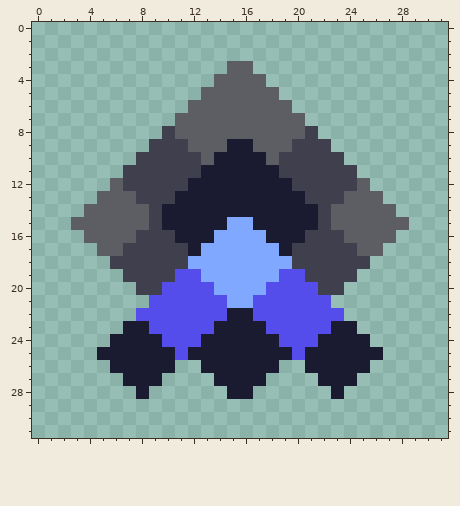
One commit to this pixel-art sprite: sprites/units/fighting/flying/t1.png. That is the earlier state.
The file is 32x32 pixels.
And afterwards:
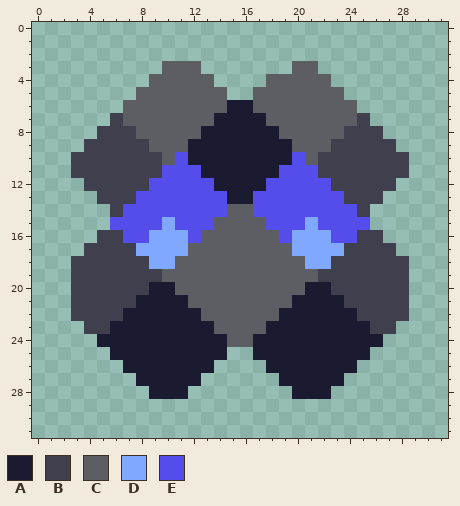
Palette (. is transparent): A #1a1a30  B #3f3f4d  C #5d5e63  D #80a8ff  E #554deb
From old to new:
Changed rows in their new state; - is an unchanged pixel.
first column x 3:
 3 -------CCC--..---CC-------
 4 ------CCCCC....CCCCC------
 5 -----CCCCC--..--CCCCC-----
 6 ----CCCCC---AA---CCCCC----
 7 ---BCCCC---AAAA---CCCCB---
 8 --BBBCCC--AAAAAA--CCCBBB--
 9 -BBBBBCCCAAA--AAACCCBBBBB-
10 BBBBB--CEAA----AAEC--BBBBB
11 BBBB---EEE------EEE---BBBB
12 -BBB--EEEEE----EEEEE--BBB-
13 --BBBEEEEEEE--EEEEEEEBBB--
14 -..BEEEEEEEECCEEEEEEEEB..-
15 ...EEEEDEEECCCCEEEDEEEE...
16 -.BBEEDDDECCCCCCEDDDEEBB.-
17 -BBB-DDDDCCCCCCCCDDDD-BBB-
18 BBB---DDCCCCCCCCCCDD---BBB
19 BBBB---CCCCCCCCCCCC---BBBB
20 BBBBB-AACCCCCCCCCCAA-BBBBB
21 BBBBBAAAACCCCCCCCAAAABBBBB
22 BBBBAAAAAACCCCCCAAAAAABBBB
23 -BBA--AAAAACCCCAAAAA--ABB-
24 --A----AAA--CC--AAA----A--
25 --.-----A---..---A-----.--
26 ---.----AA-....-AA----.---
27 ----.--AAA-....-AAA--.----
28 -----.AAA---..---AAA.-----
Where, in picture pixels (left, top, right, bottom), the same in both pictures:
changed: (71, 61, 409, 399)
